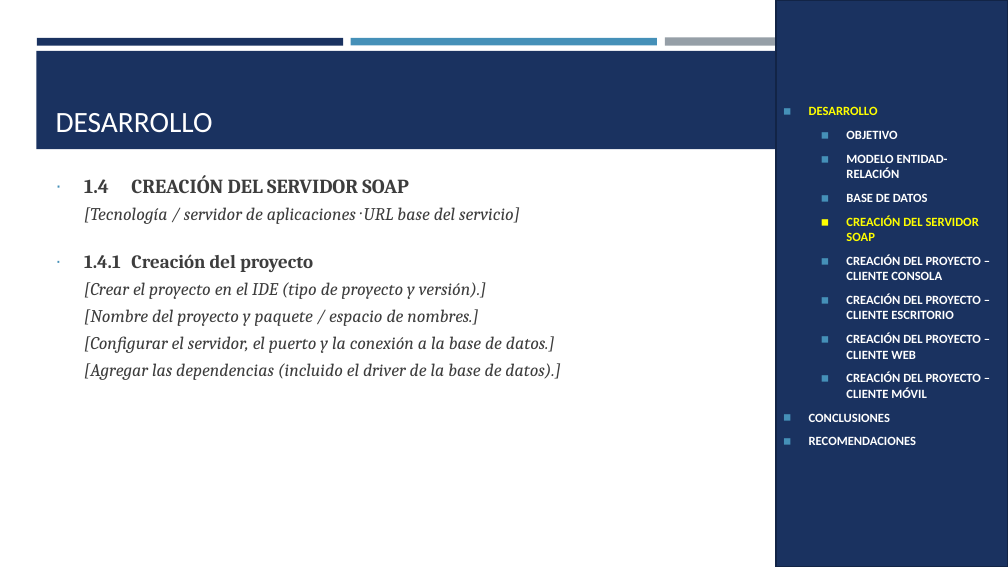
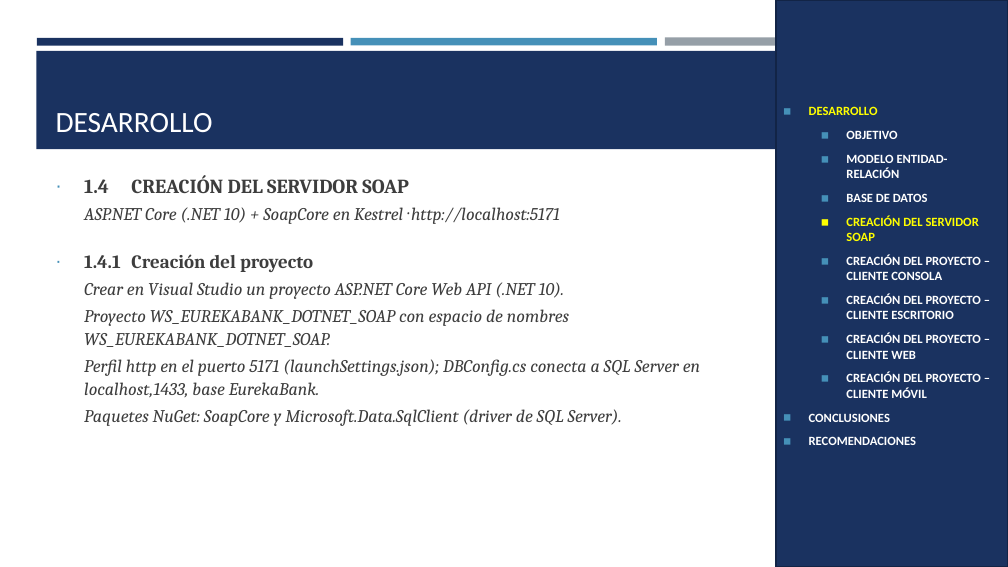
Before and after one commit to IMarcusDev/TI.1.2.-PAO202651_SOAP_DOTNET_CONBDD_NRC36883_GR04, a slide deck: slide 6 of 05. DOCUMENTACION/PRESENTACION TI.1.2. SOAP con BDD en DOTNET GR4.pptx. Drawn at 1008x567 pixels with LibreOffice and Linux fonts; fonts in the diff are those of the drawing. Boxes give left, top, right and bottom in pixels: in the first picture for what was removed or moved away, otherwise in the second. Text is boxed around its words. In the diff, an @@ line names an element or a change of style, - is before the commit and + after.

```diff
--- a/05. DOCUMENTACION/PRESENTACION TI.1.2. SOAP con BDD en DOTNET GR4.pptx
+++ b/05. DOCUMENTACION/PRESENTACION TI.1.2. SOAP con BDD en DOTNET GR4.pptx
@@ text at bbox=[84, 207, 560, 224]: text changed @@
-[Tecnología / servidor de aplicaciones · URL base del servicio]
+ASP.NET Core (.NET 10) + SoapCore en Kestrel · http://localhost:5171
@@ text at bbox=[84, 282, 700, 426]: text changed @@
-[Crear el proyecto en el IDE (tipo de proyecto y versión).]
-[Nombre del proyecto y paquete / espacio de nombres.]
-[Configurar el servidor, el puerto y la conexión a la base de datos.]
-[Agregar las dependencias (incluido el driver de la base de datos).]
+Crear en Visual Studio un proyecto ASP.NET Core Web API (.NET 10).
+Proyecto WS_EUREKABANK_DOTNET_SOAP con espacio de nombres WS_EUREKABANK_DOTNET_SOAP.
+Perfil http en el puerto 5171 (launchSettings.json); DBConfig.cs conecta a SQL Server en localhost,1433, base EurekaBank.
+Paquetes NuGet: SoapCore y Microsoft.Data.SqlClient (driver de SQL Server).
```
Also in this commit, not shown: 19 other slides changed, 4 slides added.
